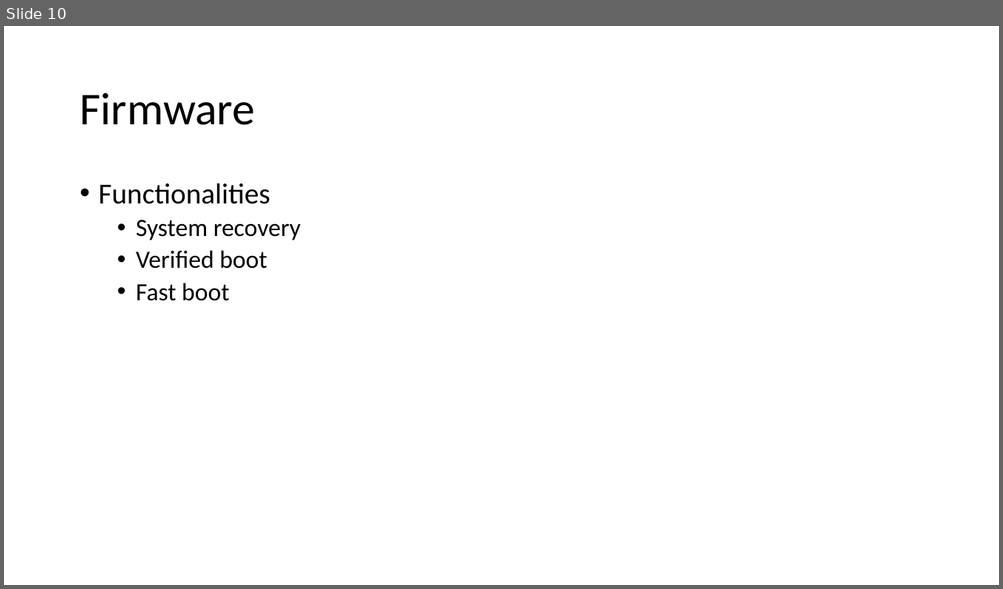
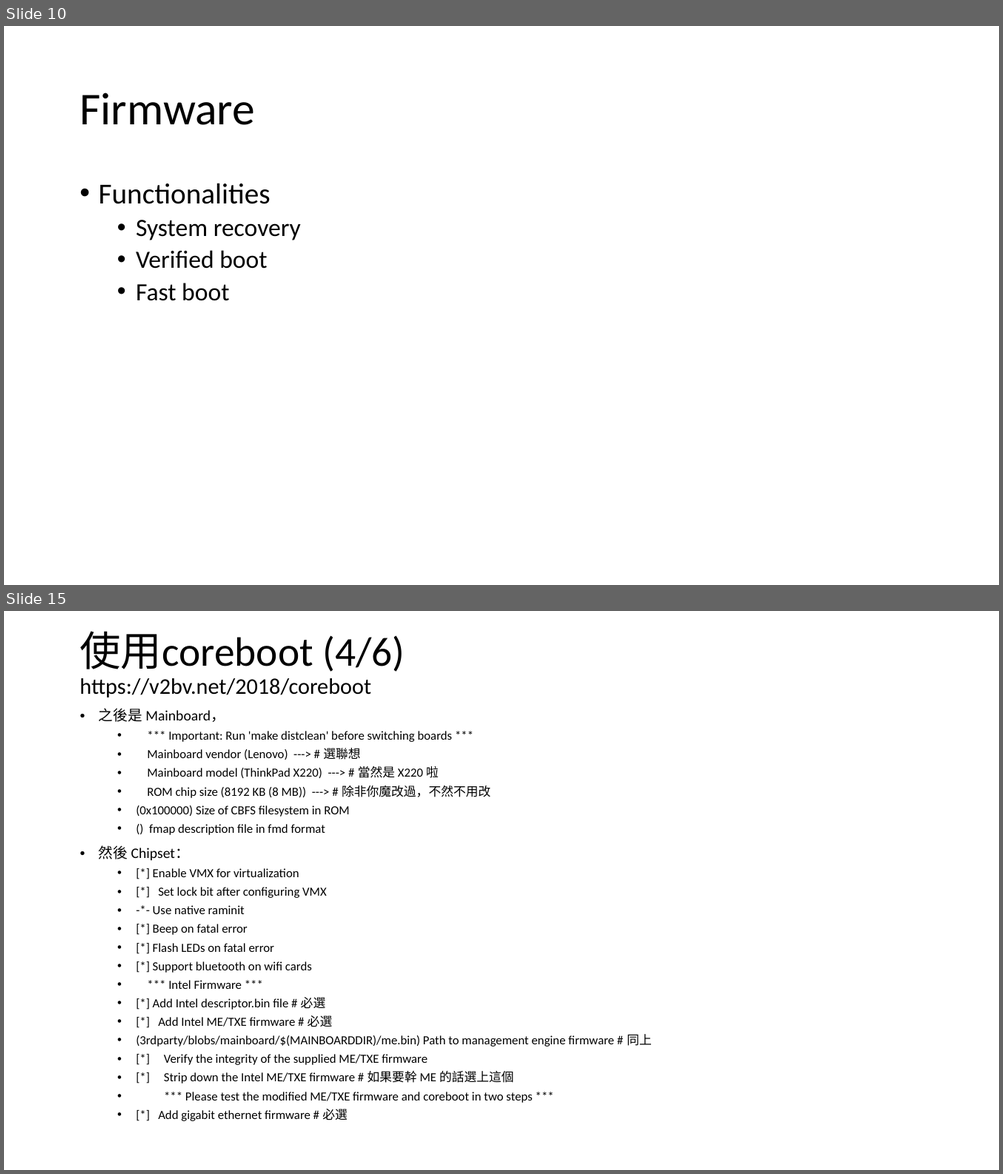
Before and after one commit to alanz2015/Study-Notes, a slide deck: UnderstandOfChromiumOS.pptx. Shown one above the other, each under a label of ours: slide 10 before the commit, slides 10 and 15 after it; the slides between them are not shown. The pictures are 1003x589 and 1003x1174 pixels, drawn with LibreOffice and Linux fonts; fonts in the diff are those of the drawing. Boxes give left, top, right and bottom in pixels: in the first picture for what was removed or moved away, otherwise in the second. Text is boxed around its words. In the diff, an @@ line names an element or a change of style, - is before the commit and + after.

Commit message:
Add how to use coreboot chapter.

```diff
--- a/UnderstandOfChromiumOS.pptx
+++ b/UnderstandOfChromiumOS.pptx
@@ slide 15 added at <box>4,611,999,1170</box>, background #FFFFFF @@
@@ title added at <box>79,631,404,698</box>, 21.6 pt, text #000000 @@
+使用coreboot (4/6)
+https://v2bv.net/2018/coreboot
@@ text added at <box>99,708,652,1122</box>, 12 pt, text #000000 @@
+• 之後是 Mainboard，
+  • *** Important: Run 'make distclean' before switching boards ***
+  • Mainboard vendor (Lenovo) ---> # 選聯想
+  • Mainboard model (ThinkPad X220) ---> # 當然是 X220 啦
+  • ROM chip size (8192 KB (8 MB)) ---> # 除非你魔改過，不然不用改
+  • (0x100000) Size of CBFS filesystem in ROM
+  • () fmap description file in fmd format
+• 然後 Chipset：
+  • [*] Enable VMX for virtualization
+  • [*] Set lock bit after configuring VMX
+  • -*- Use native raminit
+  • [*] Beep on fatal error
+  • [*] Flash LEDs on fatal error
+  • [*] Support bluetooth on wifi cards
+  • *** Intel Firmware ***
+  • [*] Add Intel descriptor.bin file # 必選
+  • [*] Add Intel ME/TXE firmware # 必選
+  • (3rdparty/blobs/mainboard/$(MAINBOARDDIR)/me.bin) Path to management engine firmware # 同上
+  • [*] Verify the integrity of the supplied ME/TXE firmware
+  • [*] Strip down the Intel ME/TXE firmware # 如果要幹 ME 的話選上這個
+  • *** Please test the modified ME/TXE firmware and coreboot in two steps ***
+  • [*] Add gigabit ethernet firmware # 必選
```
Also in this commit, not shown: 6 other slides added.
